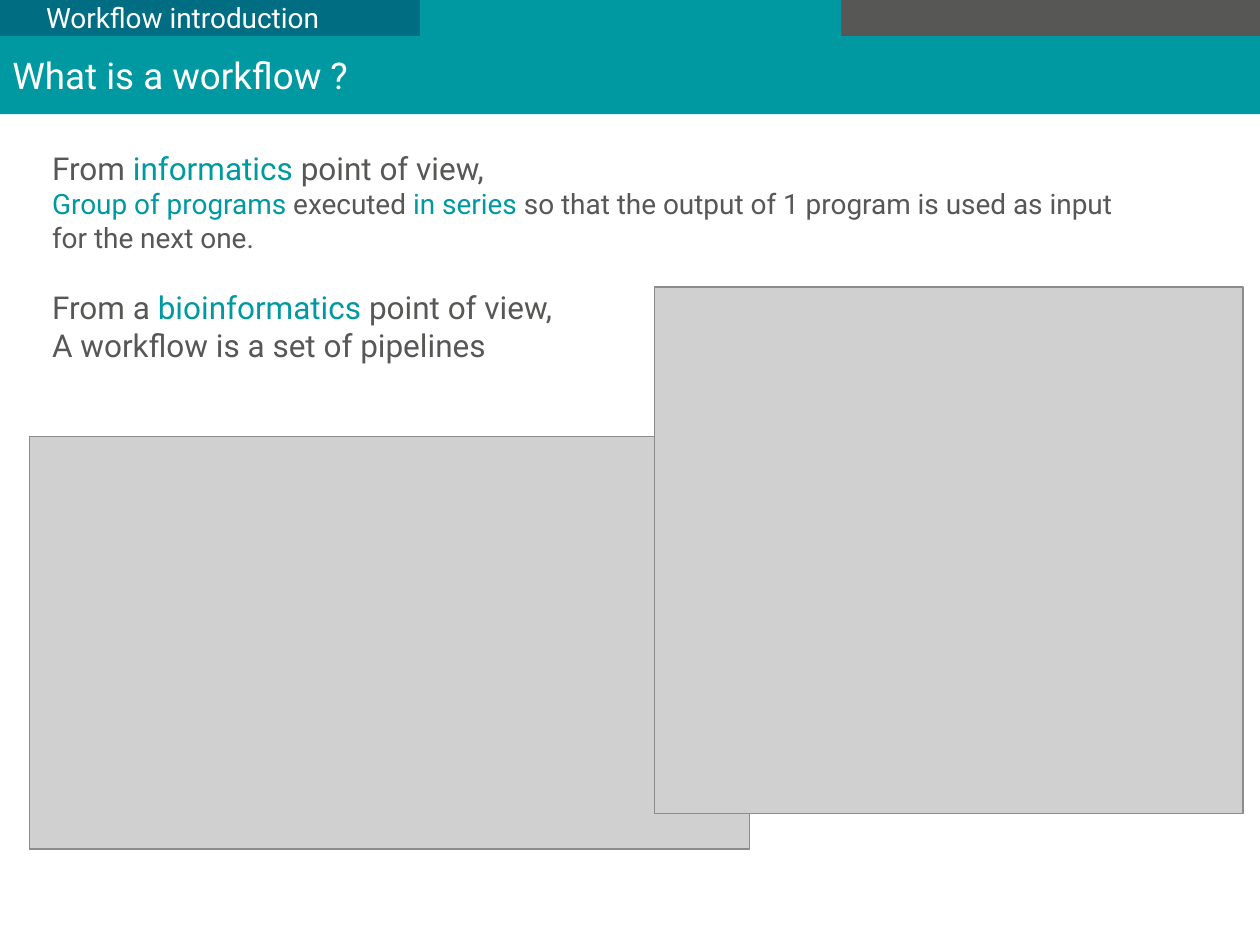
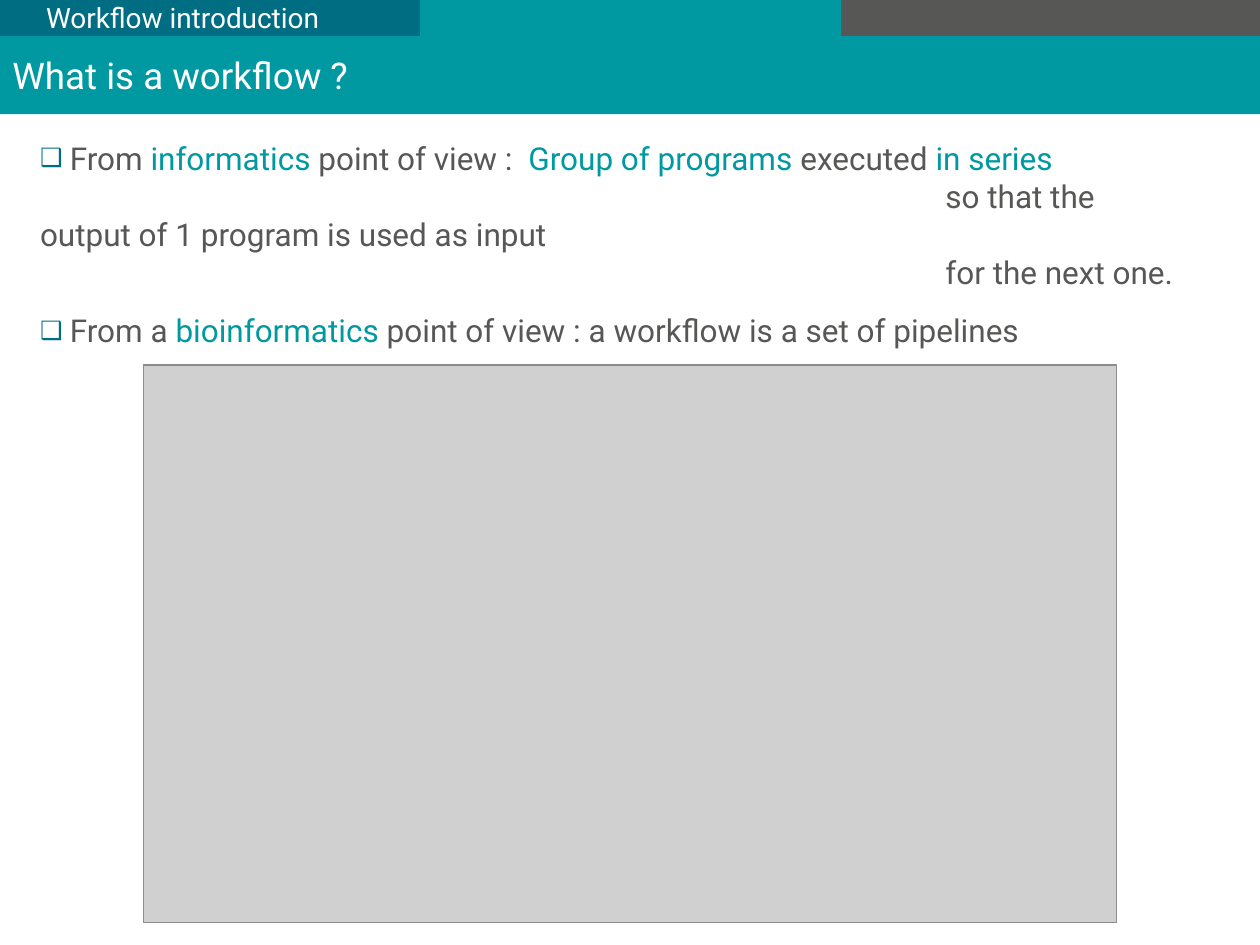
Before and after one commit to mesocentre-clermont-auvergne/formation_fair, a slide deck: slide 5 of fair_workflow/fair_workflow_cours/introduction_snakemake.odp. Drawn at 1260x945 pixels with LibreOffice and Linux fonts; fonts in the diff are those of the drawing; grey boxes stand for pictures; background and template pictures are left out. Boxes give left, top, right and bottom in pixels: in the first picture for what was removed or moved away, otherwise in the second. Text is boxed around its words. In the diff, an @@ line names an element or a change of style, - is before the commit and + after.

```diff
--- a/fair_workflow/fair_workflow_cours/introduction_snakemake.odp
+++ b/fair_workflow/fair_workflow_cours/introduction_snakemake.odp
@@ text "From informatics point of view ...": place and size @@
-text "From informatics point of view ..." at box(52, 156, 1112, 364)
+text "From informatics point of view ..." at box(40, 146, 1173, 349)
@@ text at box(40, 146, 1052, 253): text changed; size 16 to 18 pt @@
-From informatics point of view,
-Group of programs executed in series so that the output of 1 program is used as input
+❑ From informatics point of view : Group of programs executed in series
+so that the output of 1 program is used as input
@@ text at box(945, 260, 1173, 285): size 16 to 18 pt in "for the next one." @@
@@ picture removed at box(655, 287, 1244, 814) @@
@@ text at box(70, 318, 1018, 349): text changed @@
-From a bioinformatics point of view,
-A workflow is a set of pipelines
+❑ From a bioinformatics point of view : a workflow is a set of pipelines
@@ picture: place and size @@
-picture at box(30, 436, 750, 848)
+picture at box(144, 365, 1118, 924)
```
Also in this commit, not shown: 15 other slides changed, 1 slide added, 18 other files.
